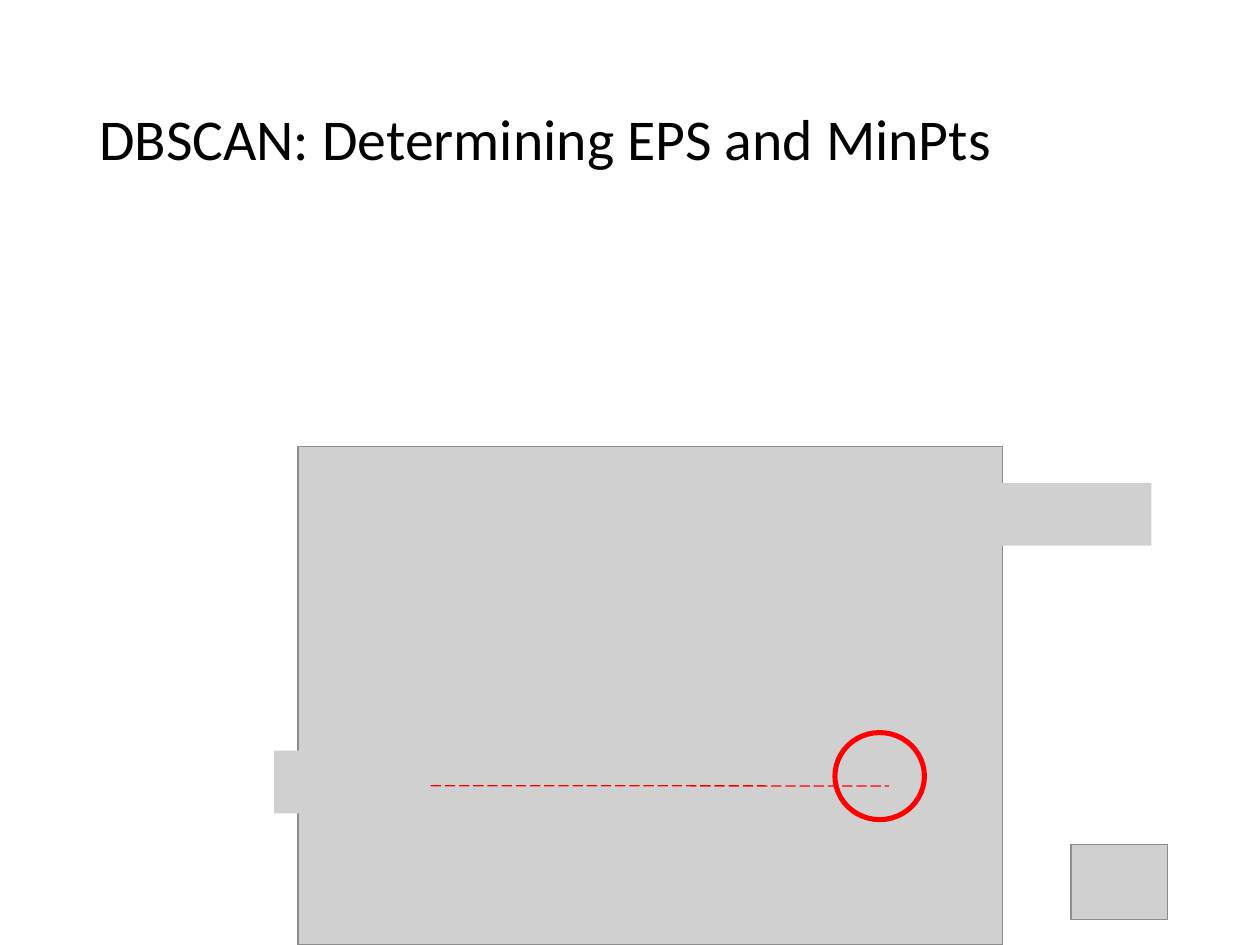
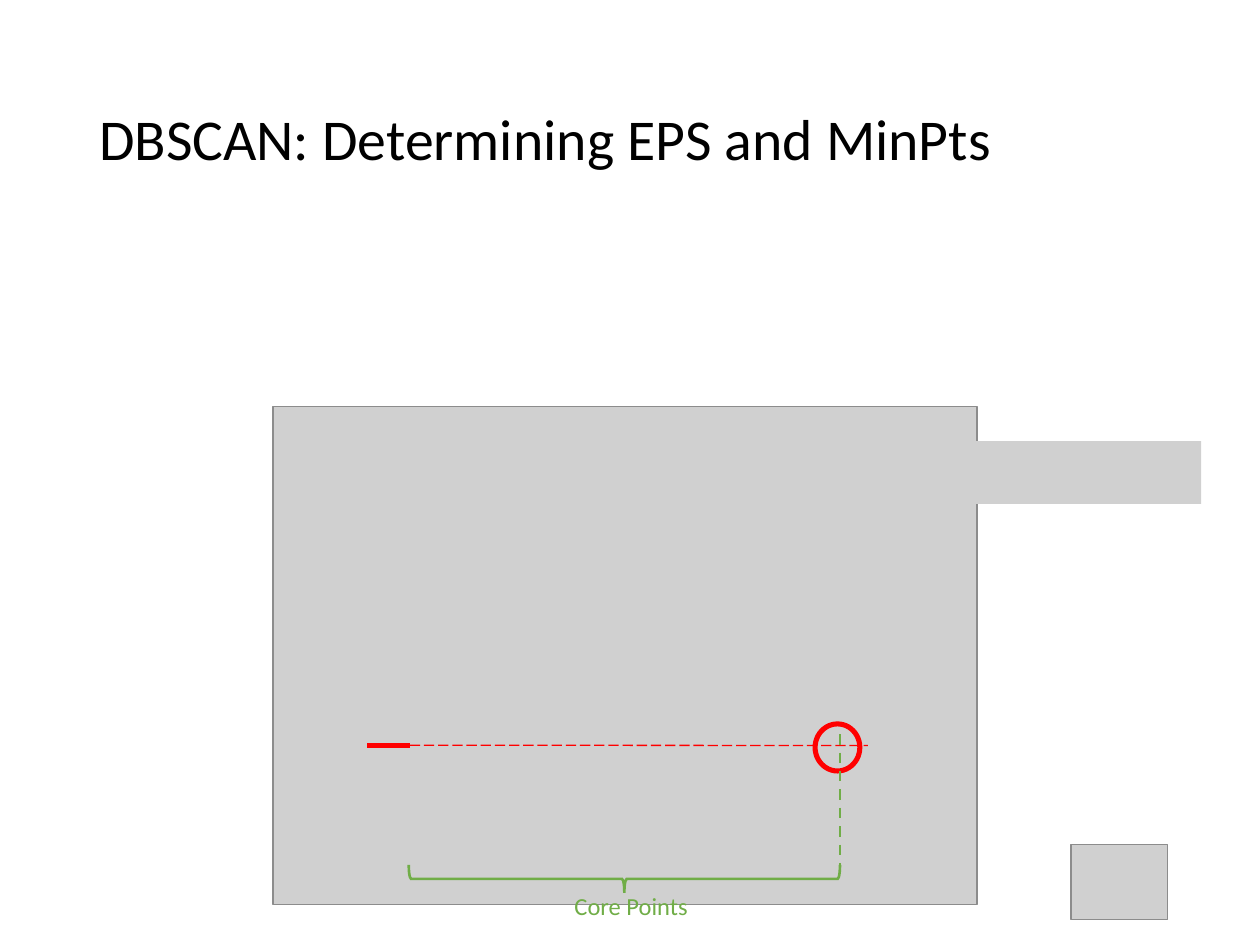
Before and after one commit to mhahsler/Introduction_to_Data_Mining_R_Examples, a slide deck: slide 66 of slides/chap7_basic_cluster_analysis.pptx. Drawn at 1260x945 pixels with LibreOffice and Linux fonts; fonts in the diff are those of the drawing; grey boxes stand for pictures. Boxes give left, top, right and bottom in pixels: in the first picture for what was removed or moved away, otherwise in the second. Text is boxed around its words. In the diff, an @@ line names an element or a change of style, - is before the commit and + after.

```diff
--- a/slides/chap7_basic_cluster_analysis.pptx
+++ b/slides/chap7_basic_cluster_analysis.pptx
@@ picture: place and size @@
-picture at [299, 447, 1003, 945]
+picture at [273, 406, 978, 903]
@@ picture added at [941, 441, 1201, 504] @@
@@ picture removed at [937, 483, 1152, 546] @@
@@ picture: place and size @@
-picture at [275, 751, 363, 814]
+picture at [290, 718, 378, 781]
@@ line added from (368, 745) to (410, 745), #FF0000 3 pt @@
@@ line moved from (431, 786) - (890, 786) to (410, 745) - (868, 746) @@
@@ ellipse: place and size @@
-ellipse at [835, 732, 925, 819]
+ellipse at [815, 724, 861, 771]
@@ line added from (840, 735) to (840, 864), #70AD47 1.5 pt dashed @@
@@ left brace added at [408, 864, 839, 892], outline #70AD47 1.5 pt @@
@@ text added at [574, 898, 687, 921], 14 pt, text #70AD47 @@
+Core Points
```
Also in this commit, not shown: 1 other slide changed, 1 slide added, 1 other file.
